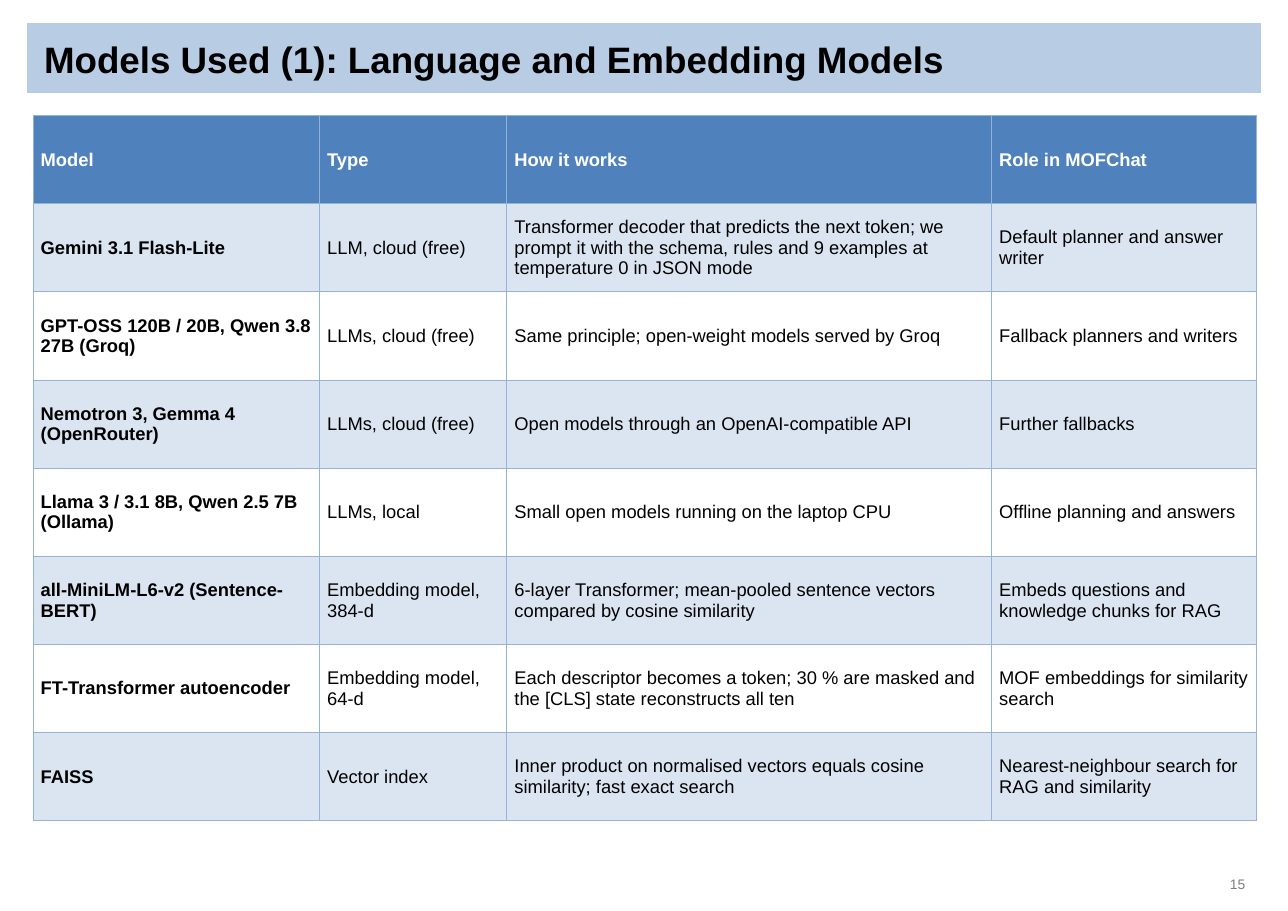
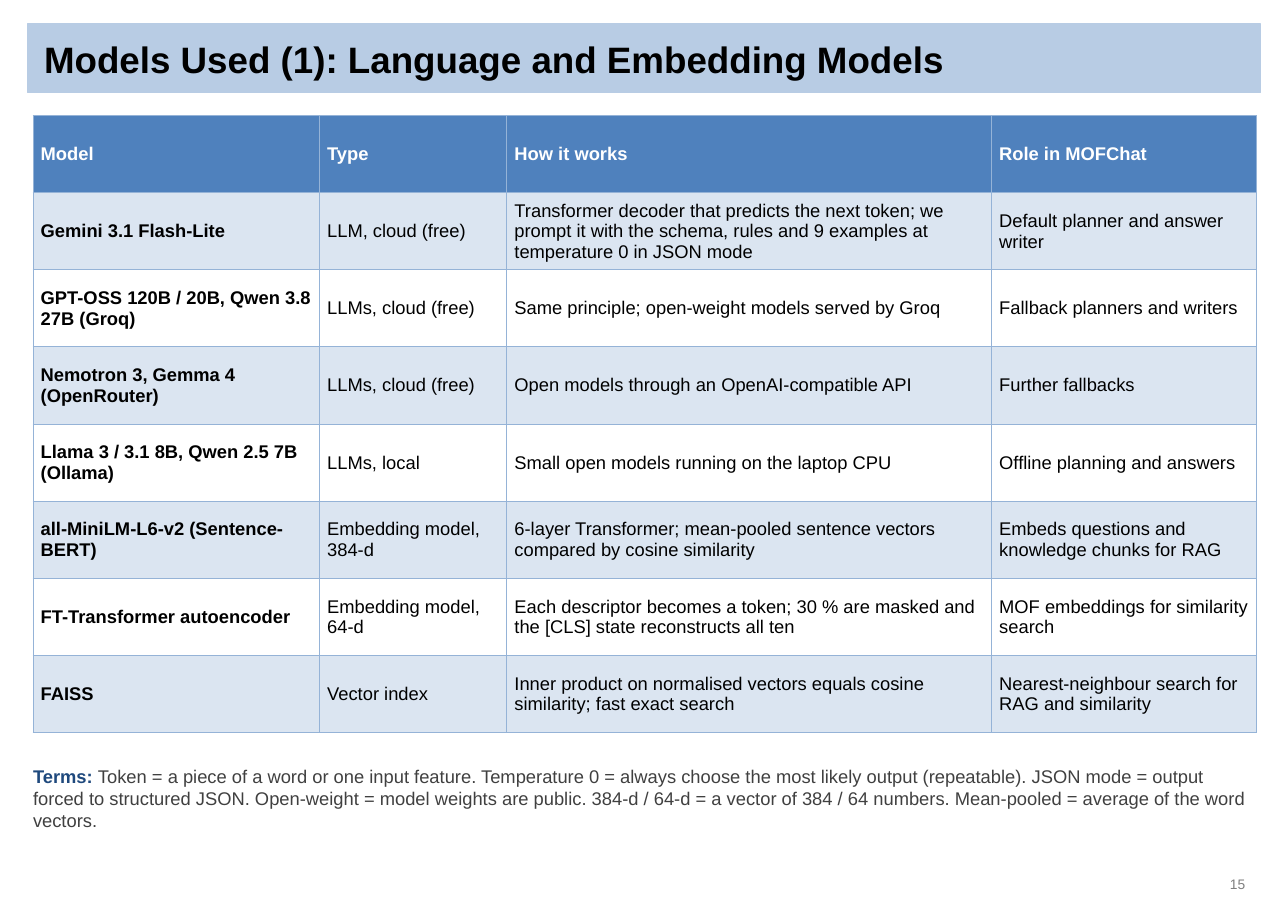
Before and after one commit to Sai-Mohith24/MOFChat-AI-Driven-Material-Recommendation-, a slide deck: slide 15 of reviews/final_review/MOFChat_Final_Review.pptx. Drawn at 1288x911 pixels with LibreOffice and Linux fonts; fonts in the diff are those of the drawing. Boxes give left, top, right and bottom in pixels: in the first picture for what was removed or moved away, otherwise in the second. Text is boxed around its words. In the diff, an @@ line names an element or a change of style, - is before the commit and + after.

```diff
--- a/reviews/final_review/MOFChat_Final_Review.pptx
+++ b/reviews/final_review/MOFChat_Final_Review.pptx
@@ table: place and size @@
-table at (33, 116, 1256, 801)
+table at (33, 116, 1256, 718)
@@ text added at (33, 769, 1245, 827), 12 pt, text #404040 @@
+Terms: Token = a piece of a word or one input feature. Temperature 0 = always choose the most likely output (repeatable). JSON mode = output forced to structured JSON. Open-weight = model weights are public. 384-d / 64-d = a vector of 384 / 64 numbers. Mean-pooled = average of the word vectors.
```
Also in this commit, not shown: 30 other slides changed, 3 other files.
